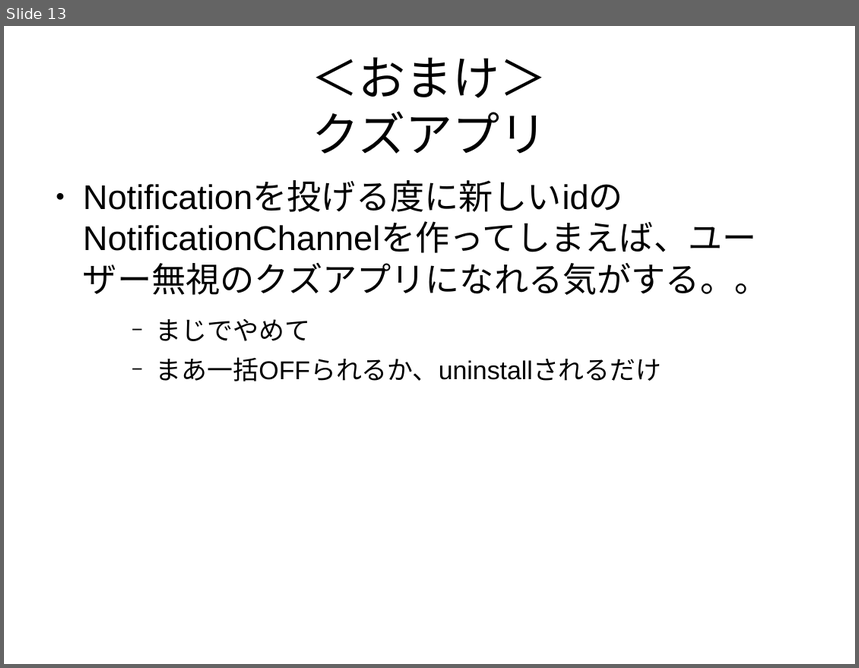
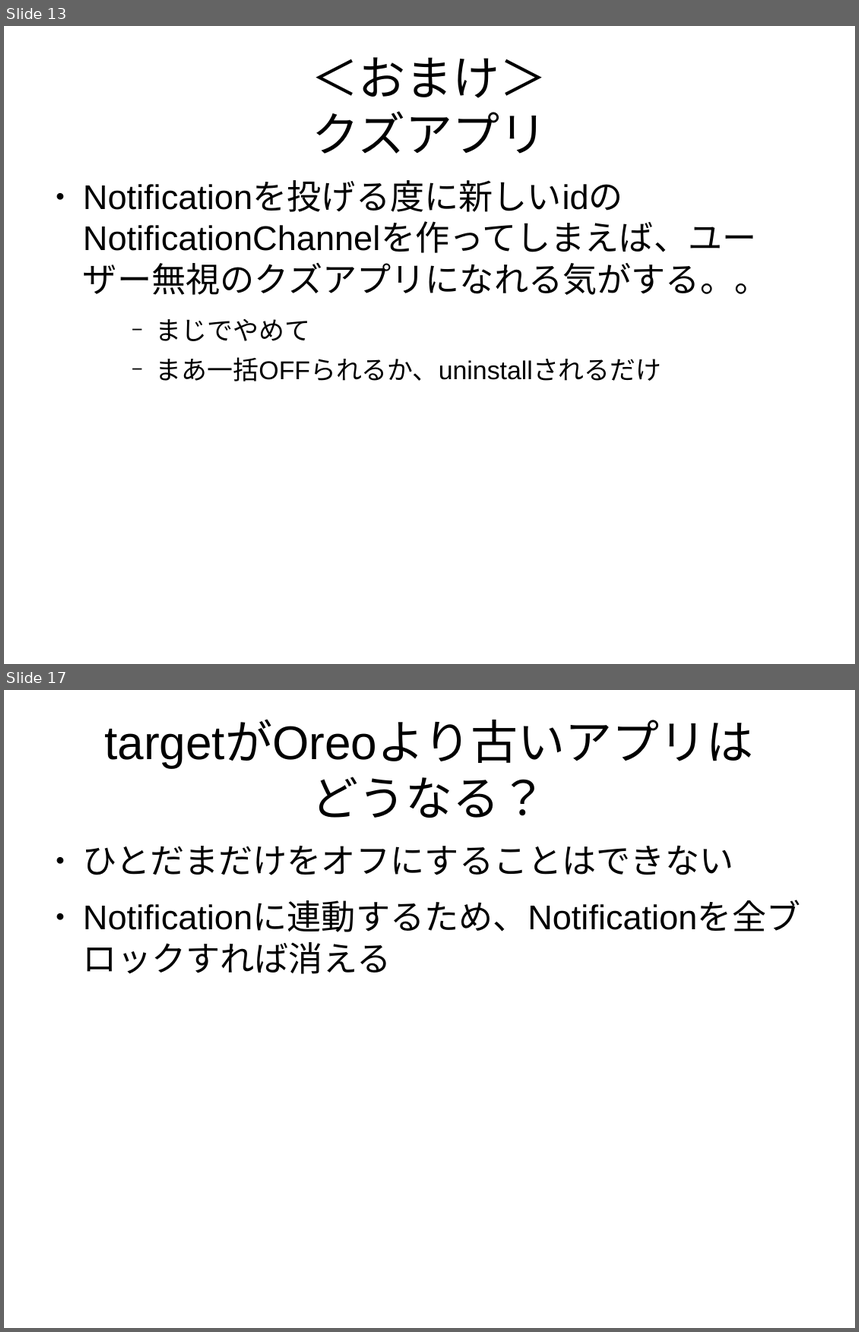
Before and after one commit to tmhouse/TestNotificationChannelSample, a slide deck: NotificationChannelについて.odp. Shown one above the other, each under a label of ours: slide 13 before the commit, slides 13 and 17 after it; the slides between them are not shown. The pictures are 859x668 and 859x1332 pixels, drawn with LibreOffice and Linux fonts; fonts in the diff are those of the drawing. Boxes give left, top, right and bottom in pixels: in the first picture for what was removed or moved away, otherwise in the second. Text is boxed around its words. In the diff, an @@ line names an element or a change of style, - is before the commit and + after.

```diff
--- a/NotificationChannelについて.odp
+++ b/NotificationChannelについて.odp
@@ slide 17 added at bbox=[4, 690, 855, 1328], background #FFFFFF @@
@@ title added at bbox=[104, 721, 754, 818], 44 pt, text #000000 @@
+targetがOreoより古いアプリは
+どうなる？
@@ text added at bbox=[83, 846, 800, 932], 32 pt, text #000000 @@
+● ひとだまだけをオフにすることはできない
+● Notificationに連動するため、Notificationを全ブロックすれば消える
```
Also in this commit, not shown: 5 slides changed, 3 other slides added.
